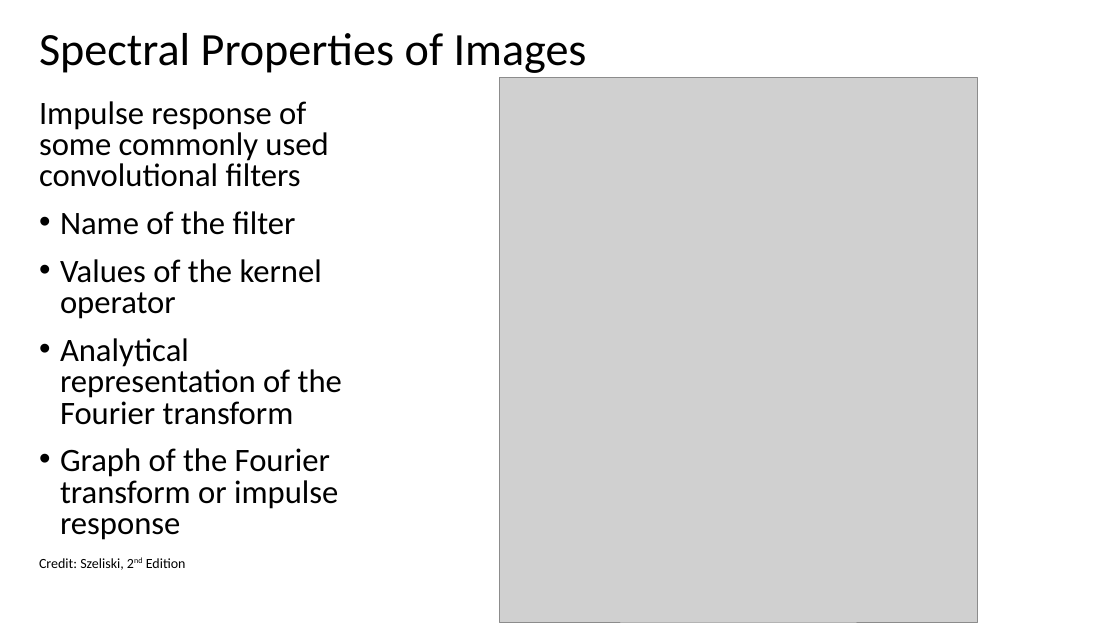
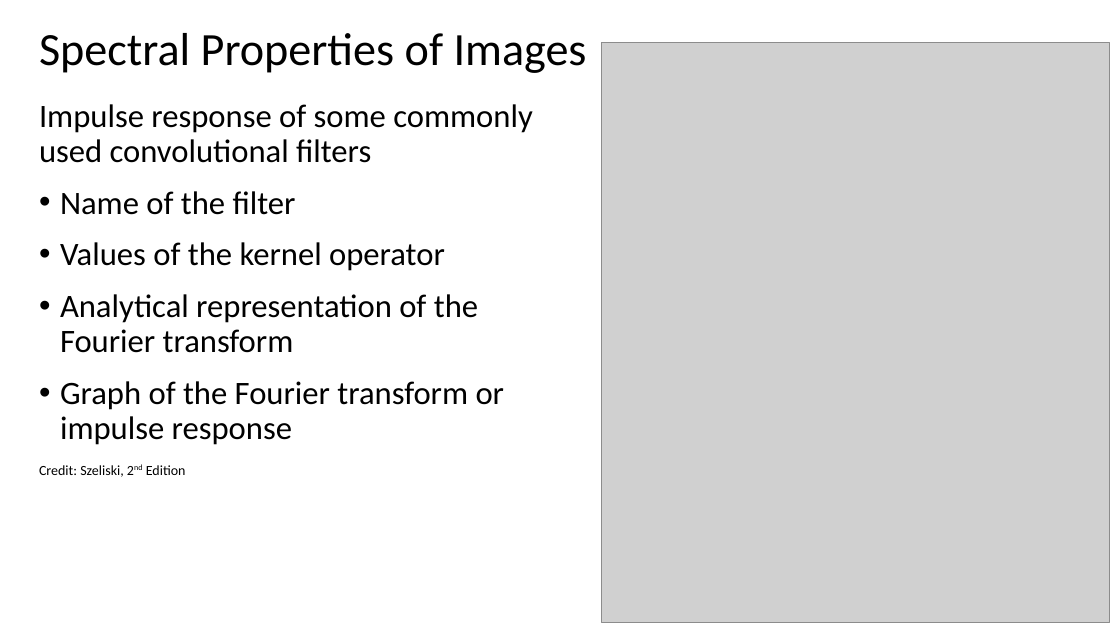
Before and after one commit to StephenElston/CSCI-E25, a slide deck: slide 40 of Slides/2_ConvolutionFilterig.pptx (slide 38 before the commit). Drawn at 1120x630 pixels with LibreOffice and Linux fonts; fonts in the diff are those of the drawing; grey boxes stand for pictures. Boxes give left, top, right and bottom in pixels: in the first picture for what was removed or moved away, otherwise in the second. Text is boxed around its words. In the diff, an @@ line names an element or a change of style, - is before the commit and + after.

Commit message:
Updates to Fourier decomposition slides

```diff
--- a/Slides/2_ConvolutionFilterig.pptx
+++ b/Slides/2_ConvolutionFilterig.pptx
@@ picture: place and size @@
-picture at [500,77,977,622]
+picture at [602,43,1110,623]
@@ text "Impulse response of some commonly ..." at [39,104,532,477]: line spacing 0.8 to 0.9 @@
```
Also in this commit, not shown: 1 slide added.
